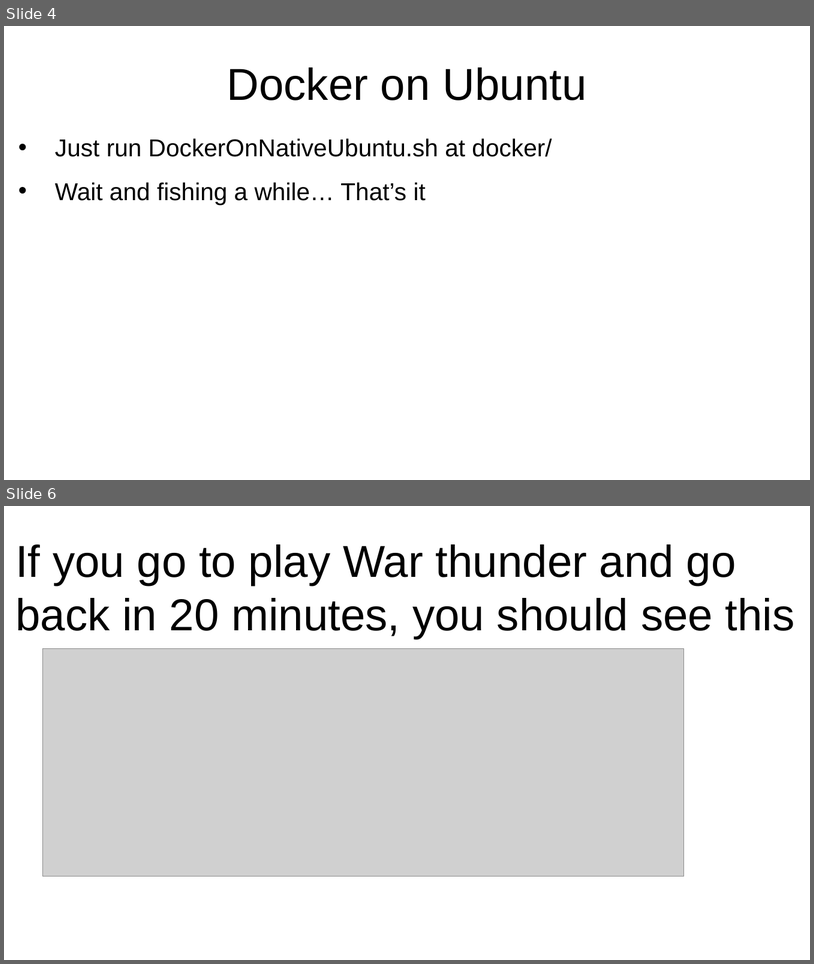
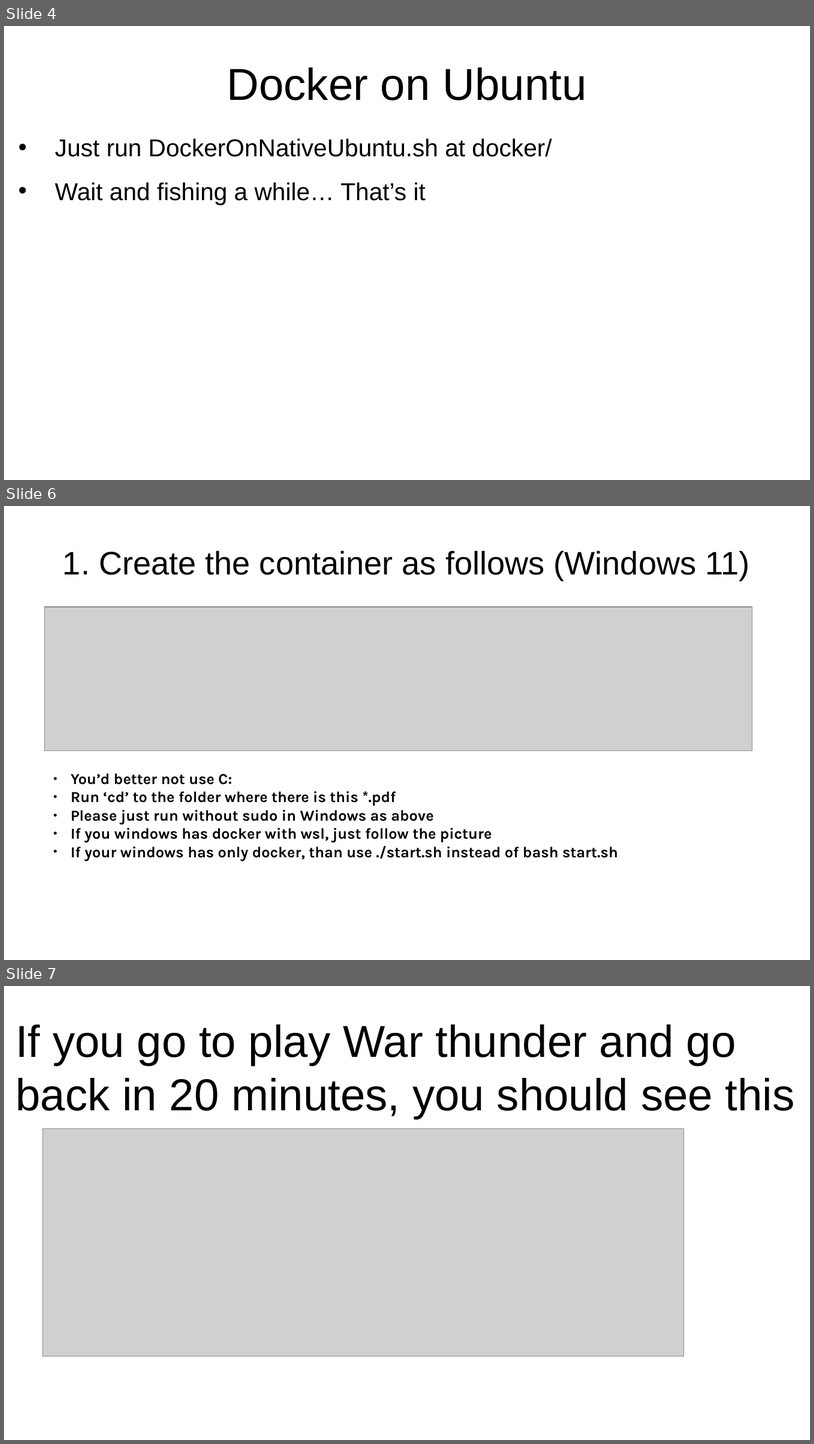
Before and after one commit to intellistream/CANDY, a slide deck: installation/docker/Setup.odp. Shown one above the other, each under a label of ours: slides 4 and 6 before the commit, slides 4, 6 and 7 after it; the slides between them are not shown. The pictures are 814x964 and 814x1444 pixels, drawn with LibreOffice and Linux fonts; fonts in the diff are those of the drawing; grey boxes stand for pictures. Boxes give left, top, right and bottom in pixels: in the first picture for what was removed or moved away, otherwise in the second. Text is boxed around its words. In the diff, an @@ line names an element or a change of style, - is before the commit and + after.

```diff
--- a/installation/docker/Setup.odp
+++ b/installation/docker/Setup.odp
@@ slide 6 added at box(4, 506, 810, 960), background #FFFFFF @@
@@ title added at box(63, 550, 750, 580), 32 pt, text #000000 @@
+1. Create the container as follows (Windows 11)
@@ picture added at box(44, 607, 753, 751) @@
@@ text added at box(71, 773, 618, 861), 15 pt, text #000000, bold @@
+● You’d better not use C:
+● Run ‘cd’ to the folder where there is this *.pdf
+● Please just run without sudo in Windows as above
+● If you windows has docker with wsl, just follow the picture
+● If your windows has only docker, than use ./start.sh instead of bash start.sh
@@ what was slide 6 is now slide 7 @@
```
Also in this commit, not shown: 2 slides changed, 7 other files.
